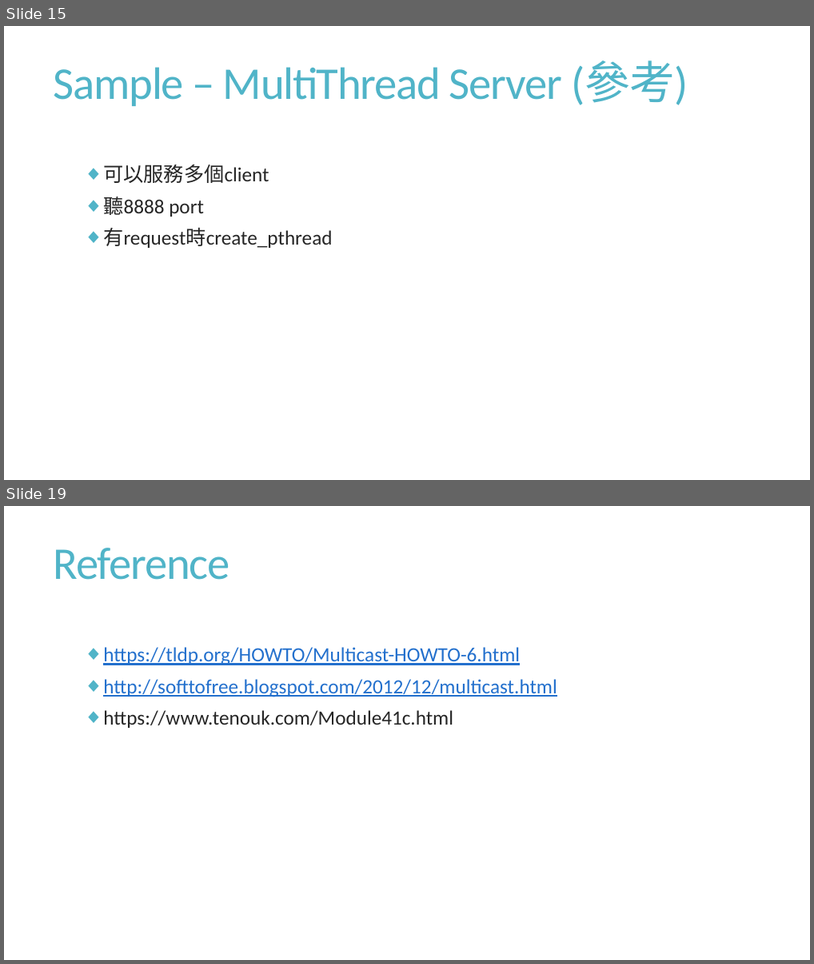
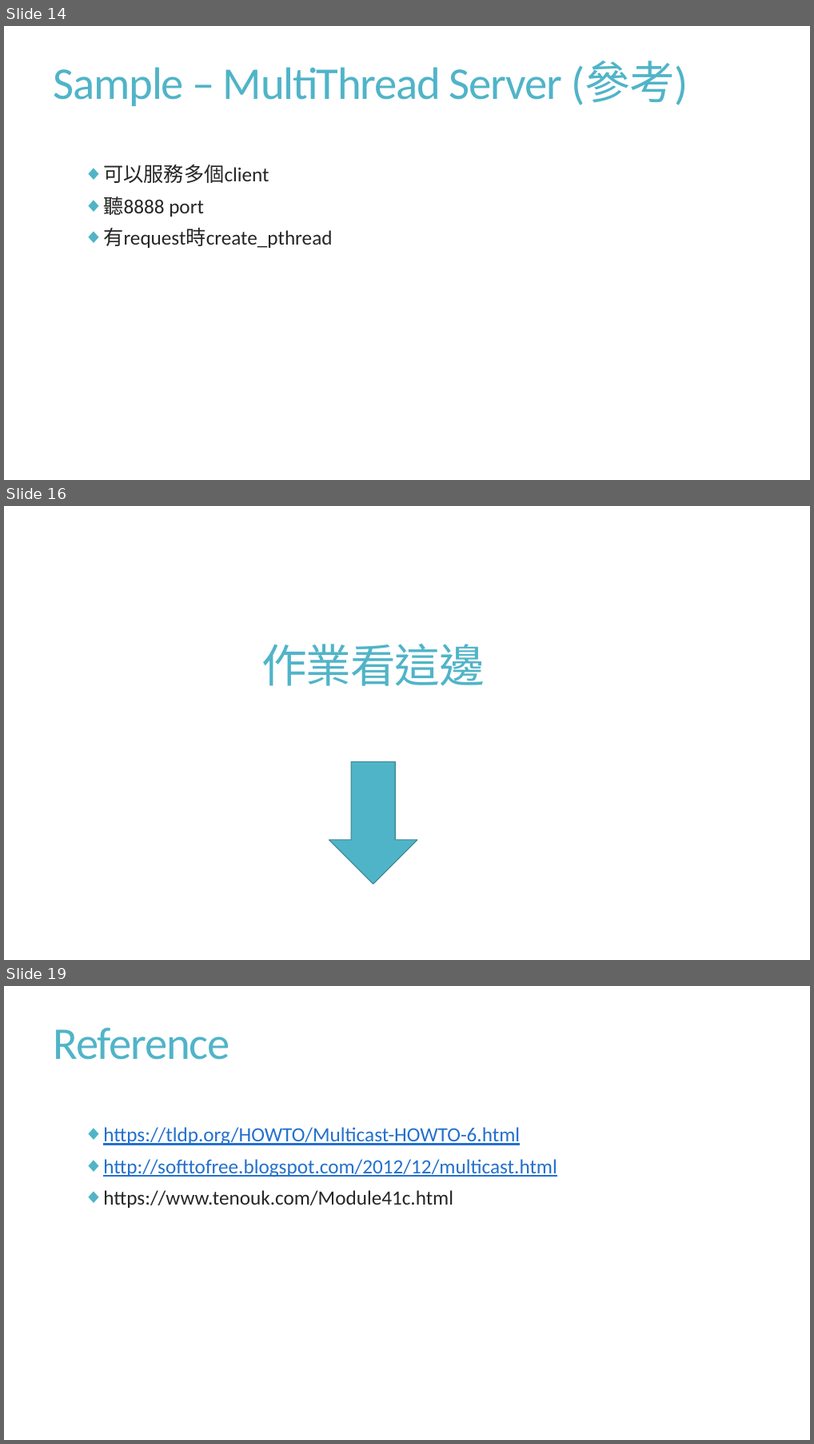
Before and after one commit to BebeShen/NCKU_Course-ComputerCommunication, a slide deck: LABs/lab2/Lab2_introduction.pptx. Shown one above the other, each under a label of ours: slides 15 and 19 before the commit, slides 14, 16 and 19 after it; the slides between them are not shown. The pictures are 814x964 and 814x1444 pixels, drawn with LibreOffice and Linux fonts; fonts in the diff are those of the drawing. Boxes give left, top, right and bottom in pixels: in the first picture for what was removed or moved away, otherwise in the second. Text is boxed around its words. In the diff, an @@ line names an element or a change of style, - is before the commit and + after.

```diff
--- a/LABs/lab2/Lab2_introduction.pptx
+++ b/LABs/lab2/Lab2_introduction.pptx
@@ slide 16 added at <box>4,506,810,960</box>, background #FFFFFF @@
@@ text added at <box>262,644,485,686</box>, 54 pt, text #50B4C8 @@
+作業看這邊
@@ down arrow added at <box>330,761,418,884</box>, fill #50B4C8, outline #3B8594 1 pt @@
@@ what was slide 15 is now slide 14 @@
```
Also in this commit, not shown: 4 slides changed, 1 slide removed, 7 other files.
